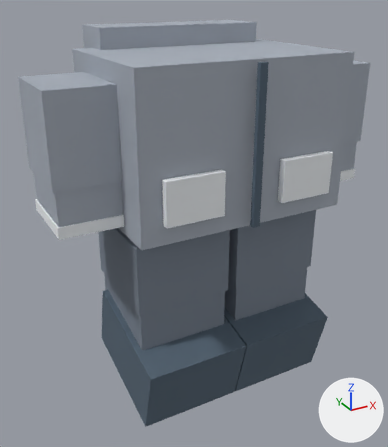
An edit to the glTF model public/world3d/blocky-outfits/hoodie-slate.glb, drawn before and after from the same camera.
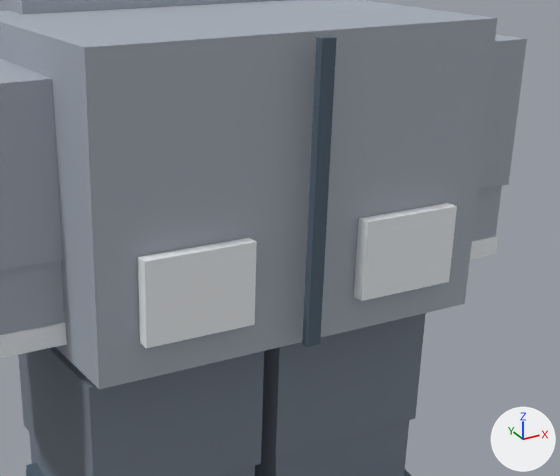
Each version appears first whole from a 50 mm camera at (-0.845, -1.445, 1.194) aimed at (-0.046, 0.009, 0.467), and next in a close-up on the part from 23% to 100% of the width and 9% to 66% of the height. Arrows for +X, +Y and +Z are at lower right; the lights stay in place. The older version's two pictures come first. Where no turn or scale is listed for an object, it has been applied to the vertices.

The older version as bpy lines, for what is in view:
```python
me_cube_018 = bpy.data.meshes.new('Cube.018')
me_cube_018.from_pydata(...)  # a box spanning x -0.102..0.102, y -0.119..0.119, z -0.081..0.081
me_cube_018.materials.append(mat_cloth)  # grey #a7aeb9
me_cube_021 = bpy.data.meshes.new('Cube.021')
me_cube_021.from_pydata(...)  # a box spanning x -0.15..0.15, y -0.158..0.158, z -0.111..0.111
me_cube_021.materials.append(mat_pants)  # greyish blue #78828f
me_cube_024 = bpy.data.meshes.new('Cube.024')
me_cube_024.from_pydata(...)  # a box spanning x -0.15..0.15, y -0.158..0.158, z -0.111..0.111
me_cube_024.materials.append(mat_pants)  # greyish blue #78828f
ob_lower_sleeve_right = bpy.data.objects.new('lower-sleeve-Right', me_cube_018)
ob_lower_sleeve_right.location = (-0.426, 0.0, 0.653)
ob_lower_trouser_left = bpy.data.objects.new('lower-trouser-Left', me_cube_021)
ob_lower_trouser_left.location = (0.172, 0.0, 0.188)
ob_lower_trouser_right = bpy.data.objects.new('lower-trouser-Right', me_cube_024)
ob_lower_trouser_right.location = (-0.172, 0.0, 0.188)
# also in view: 'cuff-Right' at (-0.426, 0.0, 0.589); 'upper-sleeve-Left' at (0.426, 0.0, 0.838); 'pocket-1' at (0.19, -0.257, 0.673); 'zip' at (0.0, -0.276, 0.788); 'trouser-Right' at (-0.172, 0.0, 0.402)
```
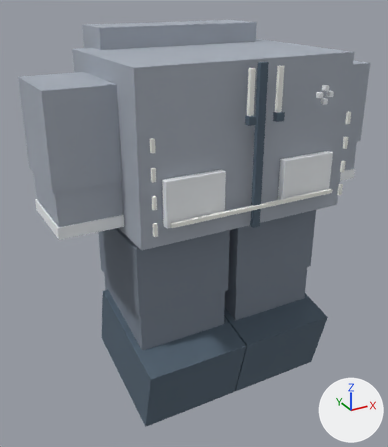
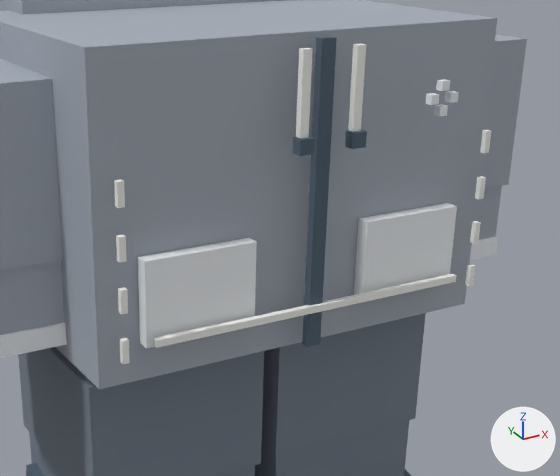
What differs and where, as boxes (x1, y1, x2, y2) in the close-ups (560 x 476 px):
'design-hoodie-pouch-binding', added
    after: (153, 274, 457, 348)
'design-hoodie-drawcord--1', added
    after: (296, 48, 312, 138)
'design-hoodie-drawcord-1', added
    after: (348, 44, 366, 131)
'design-hoodie-cord-toggle--1', added
    after: (293, 136, 315, 156)
'design-hoodie-cord-toggle-1', added
    after: (345, 130, 367, 149)
'design-hoodie-side-stitch--1-3', added
    after: (114, 179, 125, 208)
'design-hoodie-side-stitch--1-2', added
    after: (116, 235, 127, 262)
'design-hoodie-side-stitch--1-1', added
    after: (118, 287, 128, 315)
'design-hoodie-side-stitch--1-0', added
    after: (120, 338, 130, 364)
'design-hoodie-side-stitch-1-3', added
    after: (480, 130, 491, 153)
'design-hoodie-side-stitch-1-2', added
    after: (475, 176, 486, 199)
'design-hoodie-side-stitch-1-1', added
    after: (470, 221, 481, 244)
'design-hoodie-side-stitch-1-0', added
    after: (465, 264, 476, 286)
'design-hoodie-makers-mark-2', added
    after: (436, 79, 450, 91)
'design-hoodie-makers-mark-3', added
    after: (425, 93, 439, 105)
'design-hoodie-makers-mark-1', added
    after: (445, 91, 459, 103)
'design-hoodie-makers-mark-0', added
    after: (434, 104, 448, 116)

The change, as a diff of the scene's bpy script:
```diff
--- a/public/world3d/blocky-outfits/hoodie-slate.glb.py
+++ b/public/world3d/blocky-outfits/hoodie-slate.glb.py
@@ ob_design_hoodie_side_stitch__1_3 @@
+ob_design_hoodie_side_stitch__1_3 = bpy.data.objects.new('design-hoodie-side-stitch--1-3', me_cube_048)  # a box spanning x -0.005..0.005, y -0.0045..0.0045, z -0.0175..0.0175; in mat_light (white #f3f5ef)
+ob_design_hoodie_side_stitch__1_3.location = (-0.318, -0.276, 0.84)
@@ ob_design_hoodie_side_stitch__1_2 @@
+ob_design_hoodie_side_stitch__1_2 = bpy.data.objects.new('design-hoodie-side-stitch--1-2', me_cube_047)  # a box spanning x -0.005..0.005, y -0.0045..0.0045, z -0.0175..0.0175; in mat_light (white #f3f5ef)
+ob_design_hoodie_side_stitch__1_2.location = (-0.318, -0.276, 0.765)
@@ ob_design_hoodie_side_stitch__1_1 @@
+ob_design_hoodie_side_stitch__1_1 = bpy.data.objects.new('design-hoodie-side-stitch--1-1', me_cube_048.copy())
+ob_design_hoodie_side_stitch__1_1.location = (-0.318, -0.276, 0.69)
@@ ob_design_hoodie_side_stitch__1_0 @@
+ob_design_hoodie_side_stitch__1_0 = bpy.data.objects.new('design-hoodie-side-stitch--1-0', me_cube_047.copy())
+ob_design_hoodie_side_stitch__1_0.location = (-0.318, -0.276, 0.615)
@@ ob_design_hoodie_side_stitch_1_3 @@
+ob_design_hoodie_side_stitch_1_3 = bpy.data.objects.new('design-hoodie-side-stitch-1-3', me_cube_048.copy())
+ob_design_hoodie_side_stitch_1_3.location = (0.318, -0.276, 0.84)
@@ ob_design_hoodie_side_stitch_1_2 @@
+ob_design_hoodie_side_stitch_1_2 = bpy.data.objects.new('design-hoodie-side-stitch-1-2', me_cube_047.copy())
+ob_design_hoodie_side_stitch_1_2.location = (0.318, -0.276, 0.765)
@@ ob_design_hoodie_side_stitch_1_1 @@
+ob_design_hoodie_side_stitch_1_1 = bpy.data.objects.new('design-hoodie-side-stitch-1-1', me_cube_048.copy())
+ob_design_hoodie_side_stitch_1_1.location = (0.318, -0.276, 0.69)
@@ ob_design_hoodie_side_stitch_1_0 @@
+ob_design_hoodie_side_stitch_1_0 = bpy.data.objects.new('design-hoodie-side-stitch-1-0', me_cube_047.copy())
+ob_design_hoodie_side_stitch_1_0.location = (0.318, -0.276, 0.615)
@@ ob_design_hoodie_pouch_binding @@
+ob_design_hoodie_pouch_binding = bpy.data.objects.new('design-hoodie-pouch-binding', me_cube_061)  # a box spanning x -0.275..0.275, y -0.005..0.005, z -0.006..0.006; in mat_light (white #f3f5ef)
+ob_design_hoodie_pouch_binding.location = (0.0, -0.284, 0.621)
@@ ob_design_hoodie_makers_mark_3 @@
+ob_design_hoodie_makers_mark_3 = bpy.data.objects.new('design-hoodie-makers-mark-3', me_cube_056)  # a box spanning x -0.007..0.007, y -0.006..0.006, z -0.007..0.007; in mat_accent (white #eff3f6)
+ob_design_hoodie_makers_mark_3.location = (0.159, -0.322, 0.928)
@@ ob_design_hoodie_makers_mark_2 @@
+ob_design_hoodie_makers_mark_2 = bpy.data.objects.new('design-hoodie-makers-mark-2', me_cube_056.copy())
+ob_design_hoodie_makers_mark_2.location = (0.177, -0.322, 0.946)
@@ ob_design_hoodie_makers_mark_1 @@
+ob_design_hoodie_makers_mark_1 = bpy.data.objects.new('design-hoodie-makers-mark-1', me_cube_054)  # a box spanning x -0.007..0.007, y -0.006..0.006, z -0.007..0.007; in mat_accent (white #eff3f6)
+ob_design_hoodie_makers_mark_1.location = (0.195, -0.322, 0.928)
@@ ob_design_hoodie_makers_mark_0 @@
+ob_design_hoodie_makers_mark_0 = bpy.data.objects.new('design-hoodie-makers-mark-0', me_cube_056.copy())
+ob_design_hoodie_makers_mark_0.location = (0.177, -0.322, 0.91)
@@ ob_design_hoodie_drawcord__1 @@
+ob_design_hoodie_drawcord__1 = bpy.data.objects.new('design-hoodie-drawcord--1', me_cube_057)  # a box spanning x -0.007..0.007, y -0.0055..0.0055, z -0.065..0.065; in mat_light (white #f3f5ef)
+ob_design_hoodie_drawcord__1.location = (-0.045, -0.293, 0.943)
@@ ob_design_hoodie_drawcord_1 @@
+ob_design_hoodie_drawcord_1 = bpy.data.objects.new('design-hoodie-drawcord-1', me_cube_057.copy())
+ob_design_hoodie_drawcord_1.location = (0.045, -0.292, 0.943)
@@ ob_design_hoodie_cord_toggle__1 @@
+ob_design_hoodie_cord_toggle__1 = bpy.data.objects.new('design-hoodie-cord-toggle--1', me_cube_058)  # a box spanning x -0.012..0.012, y -0.009..0.009, z -0.0115..0.0115; in mat_trim (dark blue #536372)
+ob_design_hoodie_cord_toggle__1.location = (-0.045, -0.297, 0.877)
@@ ob_design_hoodie_cord_toggle_1 @@
+ob_design_hoodie_cord_toggle_1 = bpy.data.objects.new('design-hoodie-cord-toggle-1', me_cube_058.copy())
+ob_design_hoodie_cord_toggle_1.location = (0.045, -0.297, 0.877)
```
